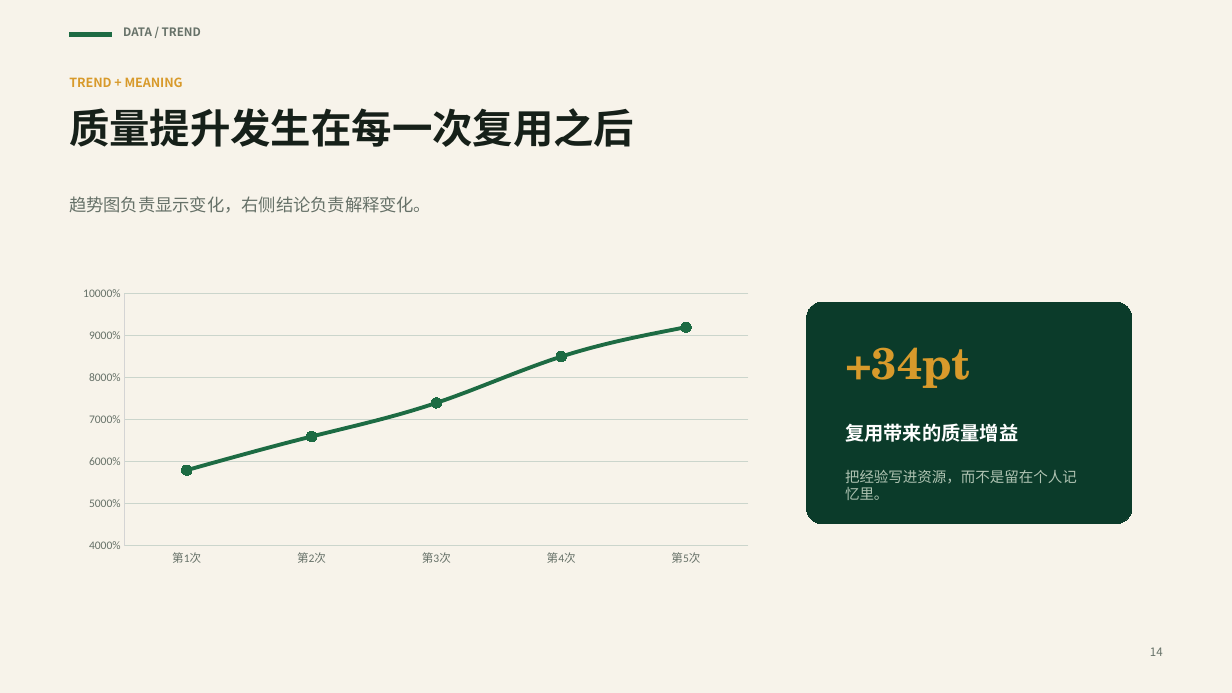
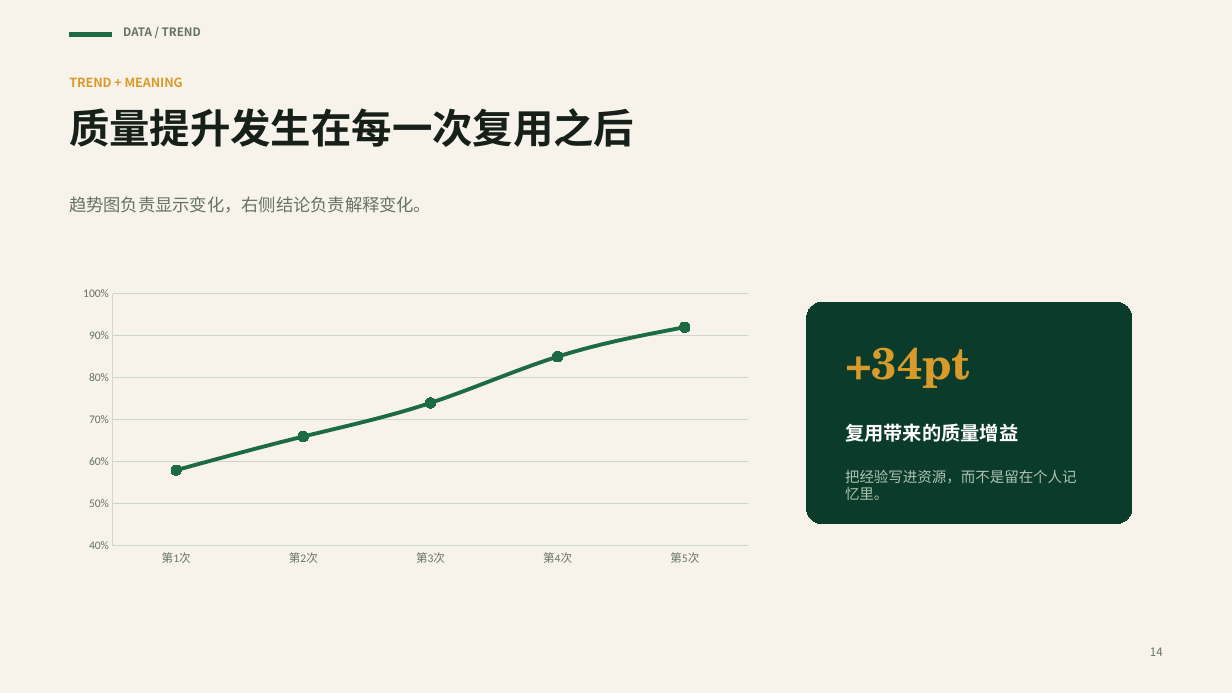
Before and after one commit to zhoy0409-debug/build-premium-pptx, a slide deck: slide 14 of assets/premium-green-layout-kit.pptx. Drawn at 1232x693 pixels with LibreOffice and Linux fonts; fonts in the diff are those of the drawing. Boxes give left, top, right and bottom in pixels: in the first picture for what was removed or moved away, otherwise in the second. Text is boxed around its words. In the diff, an @@ line names an element or a change of style, - is before the commit and + after.

```diff
--- a/assets/premium-green-layout-kit.pptx
+++ b/assets/premium-green-layout-kit.pptx
@@ line chart at <box>69,281,762,572</box> @@
-Series 1: 58, 66, 74, 85, 92
+Series 1: 0.58, 0.66, 0.74, 0.85, 0.92
@@ value axis changed @@
```
Also in this commit, not shown: 9 other slides changed, 10 other files.
